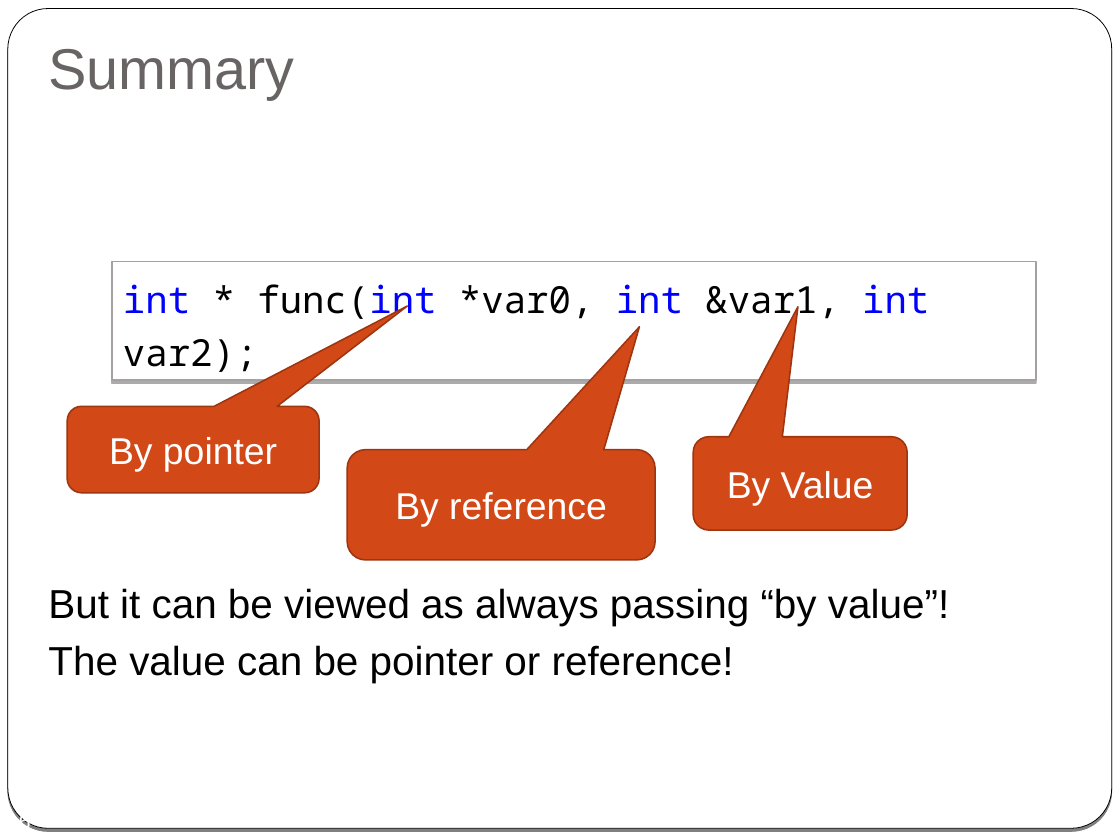
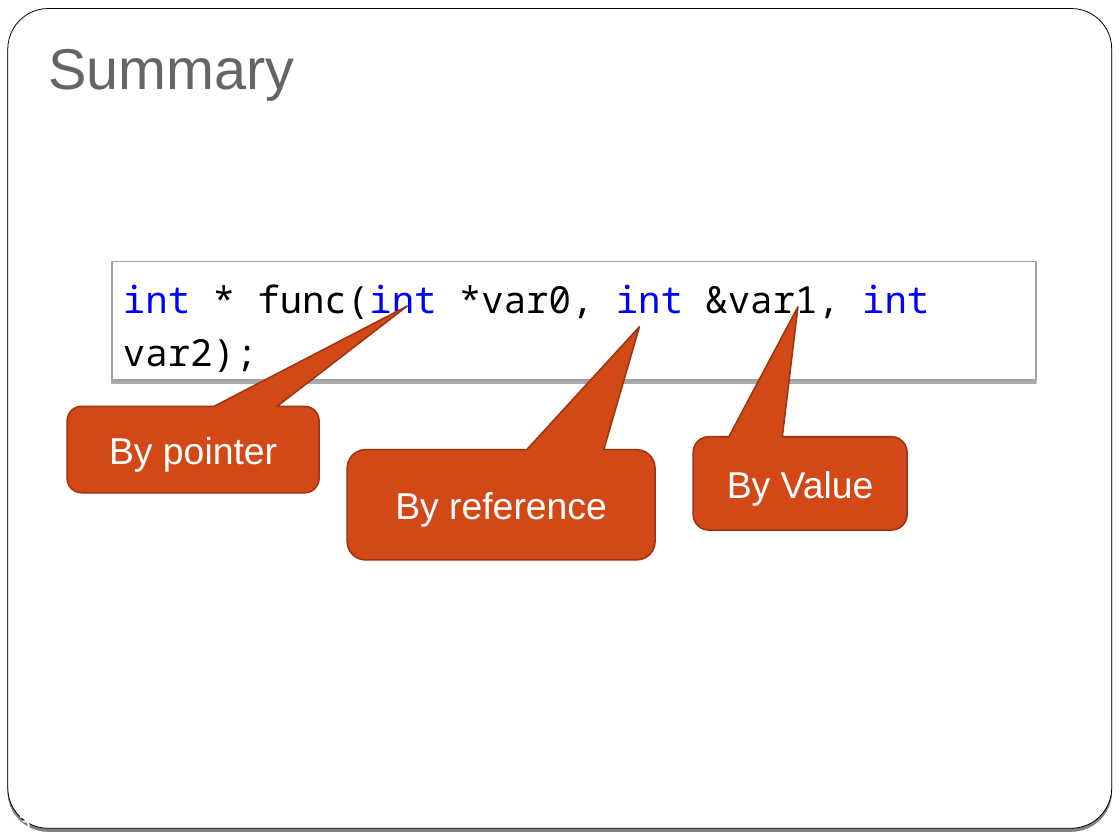
Before and after one commit to cpp-at-ariel/cpp-5778, a slide deck: slide 13 of week03-reference-const/slides-reference.odp (slide 16 before the commit). Drawn at 1120x840 pixels with LibreOffice and Linux fonts; fonts in the diff are those of the drawing. Boxes give left, top, right and bottom in pixels: in the first picture for what was removed or moved away, otherwise in the second. Text is boxed around its words. In the diff, an @@ line names an element or a change of style, - is before the commit and + after.

```diff
--- a/week03-reference-const/slides-reference.odp
+++ b/week03-reference-const/slides-reference.odp
@@ text removed at (x1=48, y1=588, x2=949, y2=683) @@
-But it can be viewed as always passing “by value”!
-The value can be pointer or reference!
@@ page number at (x1=6, y1=812, x2=30, y2=827): text changed @@
-16
+13
```
Also in this commit, not shown: 9 other slides changed, 2 slides added, 4 slides removed, 25 other files.
